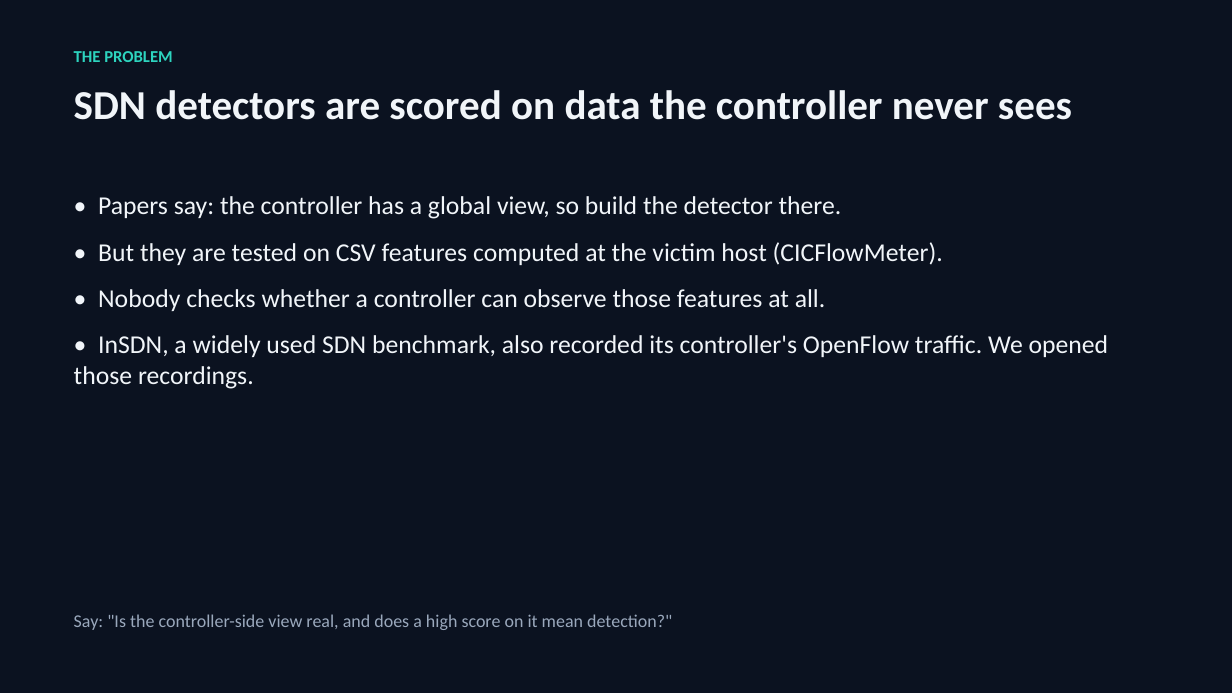
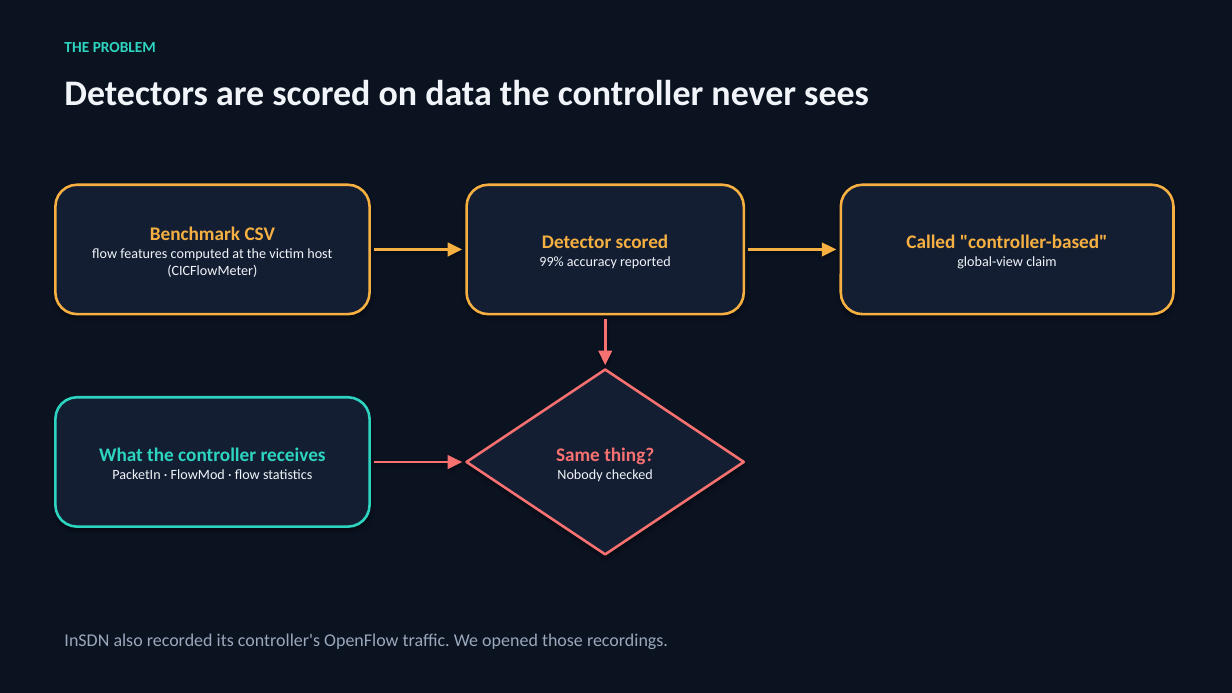
Before and after one commit to adhyan-jain/Proteus, a slide deck: slide 2 of research/insdn_controller/PRESENTATION.pptx. Drawn at 1232x693 pixels with LibreOffice and Linux fonts; fonts in the diff are those of the drawing. Boxes give left, top, right and bottom in pixels: in the first picture for what was removed or moved away, otherwise in the second. Text is boxed around its words. In the diff, an @@ line names an element or a change of style, - is before the commit and + after.

Commit message:
Deck: flowchart-style slides (boxes, arrows, decision diamond, branching)

```diff
--- a/research/insdn_controller/PRESENTATION.pptx
+++ b/research/insdn_controller/PRESENTATION.pptx
@@ text "THE PROBLEM": place and size @@
-text "THE PROBLEM" at bbox=[74, 51, 172, 62]
+text "THE PROBLEM" at bbox=[64, 42, 156, 52]
@@ text "THE PROBLEM" at bbox=[64, 42, 156, 52]: size 13 to 12 pt @@
@@ text at bbox=[64, 79, 869, 106]: text changed; size 32 to 28 pt @@
-SDN detectors are scored on data the controller never sees
+Detectors are scored on data the controller never sees
@@ rounded rectangle added at bbox=[55, 185, 370, 314], fill #141E33, outline #F5B041 2 pt, 11 pt, text #F1F5F9 @@
+Benchmark CSV
+flow features computed at the victim host (CICFlowMeter)
@@ text removed at bbox=[74, 196, 1109, 389] @@
-• Papers say: the controller has a global view, so build the detector there.
-• But they are tested on CSV features computed at the victim host (CICFlowMeter).
-• Nobody checks whether a controller can observe those features at all.
-• InSDN, a widely used SDN benchmark, also recorded its controller's OpenFlow traffic. We opened those recordings.
@@ rounded rectangle added at bbox=[467, 185, 744, 314], fill #141E33, outline #F5B041 2 pt, 11 pt, text #F1F5F9 @@
+Detector scored
+99% accuracy reported
@@ rounded rectangle added at bbox=[841, 185, 1174, 314], fill #141E33, outline #F5B041 2 pt, 15 pt, text #F5B041, bold @@
+Called "controller-based"
+global-view claim
@@ arrow added from (374, 250) to (462, 250), #F5B041 2.25 pt @@
@@ arrow added from (749, 250) to (836, 250), #F5B041 2.25 pt @@
@@ arrow added from (605, 319) to (605, 365), #F87171 2.25 pt @@
@@ diamond added at bbox=[467, 370, 744, 555], fill #141E33, outline #F87171 2 pt, 11 pt, text #F1F5F9 @@
+Same thing?
+Nobody checked
@@ rounded rectangle added at bbox=[55, 397, 370, 527], fill #141E33, outline #2DD4BF 2 pt, 11 pt, text #F1F5F9 @@
+What the controller receives
+PacketIn · FlowMod · flow statistics
@@ arrow added from (374, 462) to (462, 462), #F87171 2.25 pt @@
@@ text removed at bbox=[74, 614, 672, 630] @@
-Say: "Is the controller-side view real, and does a high score on it mean detection?"
@@ text added at bbox=[64, 633, 668, 649], 14 pt, text #9AA8BC @@
+InSDN also recorded its controller's OpenFlow traffic. We opened those recordings.
```
Also in this commit, not shown: 9 other slides changed, 1 slide added, 1 slide removed, 1 other file.
